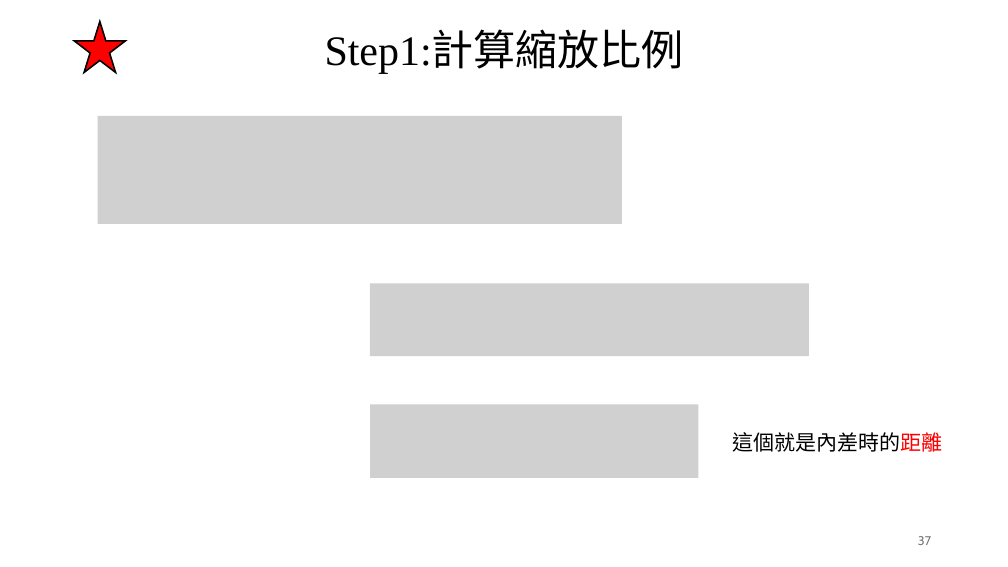
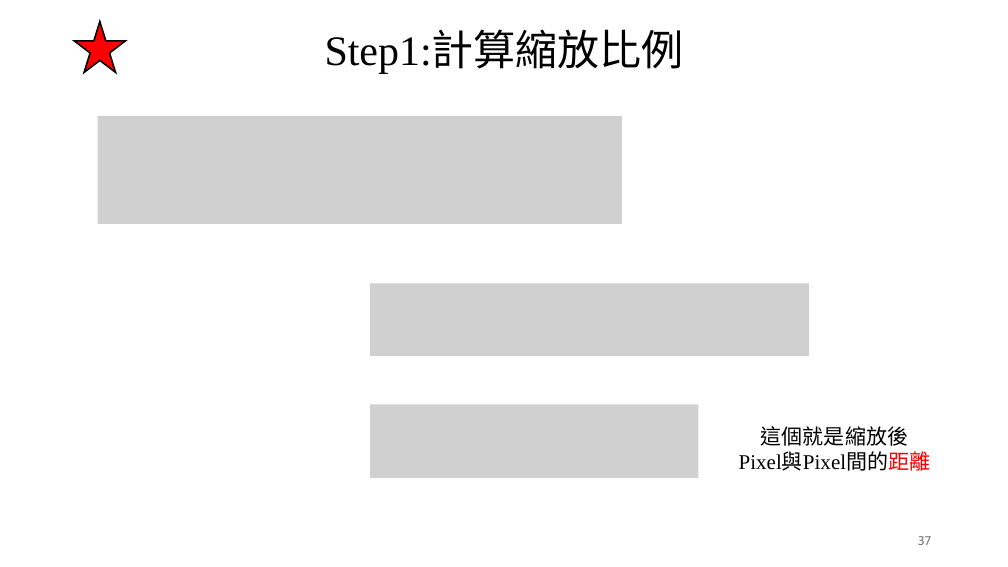
Before and after one commit to TamKangAI/ImageProcessing, a slide deck: slide 37 of 02_數位影像基礎/02_數位影像基礎.pptx. Drawn at 1008x567 pixels with LibreOffice and Linux fonts; fonts in the diff are those of the drawing; grey boxes stand for pictures. Boxes give left, top, right and bottom in pixels: in the first picture for what was removed or moved away, otherwise in the second. Text is boxed around its words. In the diff, an @@ line names an element or a change of style, - is before the commit and + after.

```diff
--- a/02_數位影像基礎/02_數位影像基礎.pptx
+++ b/02_數位影像基礎/02_數位影像基礎.pptx
@@ text at (x1=739, y1=426, x2=931, y2=471): text changed; font Noto Sans CJK SC to Times New Roman @@
-這個就是內差時的距離
+這個就是縮放後
+Pixel與Pixel間的距離
```
Also in this commit, not shown: 8 other slides changed, 5 slides added, 3 other files.
